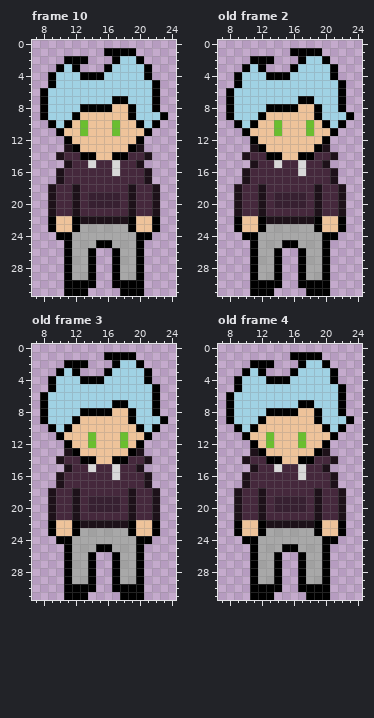
Edited in one commit: pixel-art file (NotReadySprites/Pixelarts/PlayerIdle.aseprite). That is the earlier state.
32x32 pixels, 10 frames. Colours within 5 levels of each other are drawn and written as one. Shown: frame 10: x 7..24, y 0..31; old frame 2: x 7..24, y 0..31; old frame 3: x 7..24, y 0..31; old frame 4: x 7..24, y 0..31. The commit also changed other frames, which this record leaves out.
Now the later version:
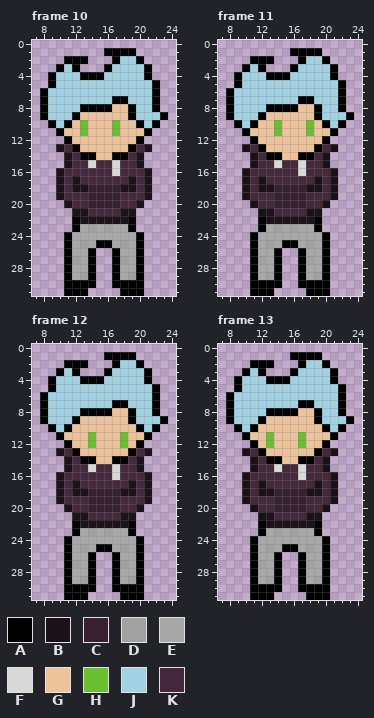
Palette (. is transparent): A #000000  B #1d1119  C #372031  D #a1a1a1  E #a8a8a8  F #d8d8d8  G #eec39a  H #6abe30  J #a0d2e4  K #45283c
A new or re-ordered frame is compared with the old frame closest to it.
The edit:
frames 10 -> 16
Frame 10:
y 13: x 10..11 .B -> BK; x 20..21 B. -> KB
y 14: x 10..11 BK -> .B; x 20..21 KB -> B.
y 17: x 12 K -> B; x 19 K -> B
y 18: x 9..10 BK -> .B; x 13..18 KKKKKK -> BCCCCB; x 21..22 KB -> B.
y 19: x 9..10 BK -> .B; x 12 B -> K; x 19 B -> K; x 21..22 KB -> B.
y 20: x 9..12 BKKB -> ..BK; x 19..22 BKKB -> KB..
y 21: x 9..11 BKK -> ...; x 13 K -> B; x 18 K -> B; x 20..22 KKB -> ...
y 22..23: x 9..11 AGG -> ...; x 20..22 GGA -> ...
y 24: x 10 A -> .; x 21 A -> .
Frame 11 is new; against old frame 2: the same change as frame 10
Frame 12 is new; against old frame 3: the same change as frame 10
Frame 13 is new; against old frame 4: the same change as frame 10
Where, in picture pixels (left, top, right, bottom), the same in both pictures:
changed: (48, 144, 160, 240)
changed: (234, 144, 346, 240)
changed: (48, 448, 160, 544)
changed: (234, 448, 346, 544)
